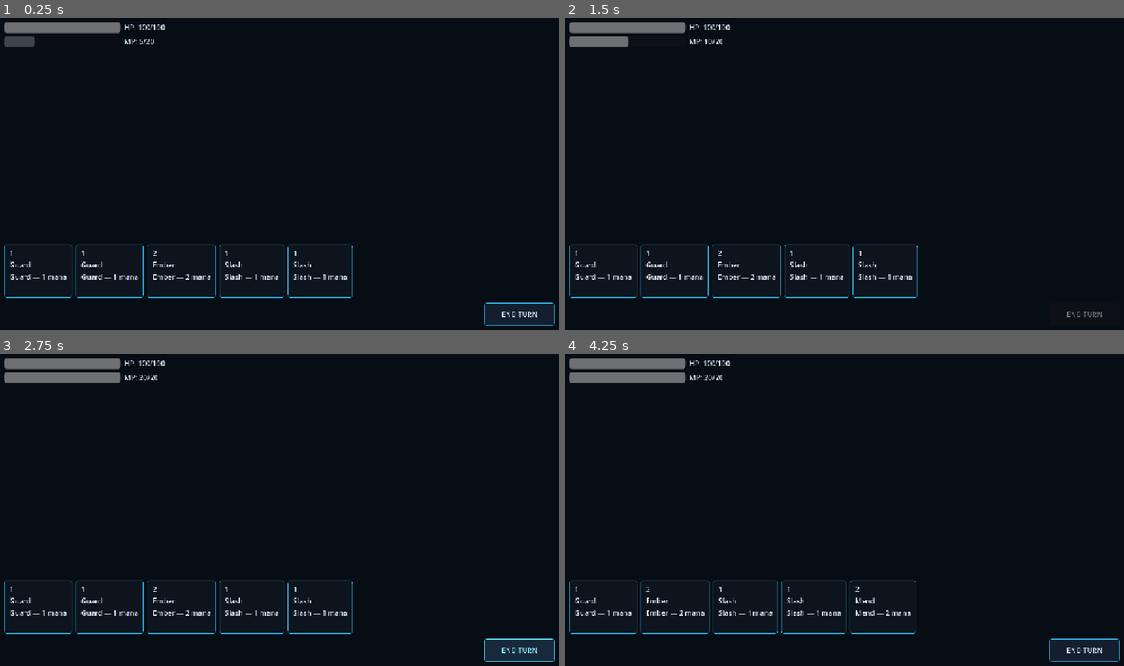
Above: before the commit, frames 1-4 (two rows, left to right).
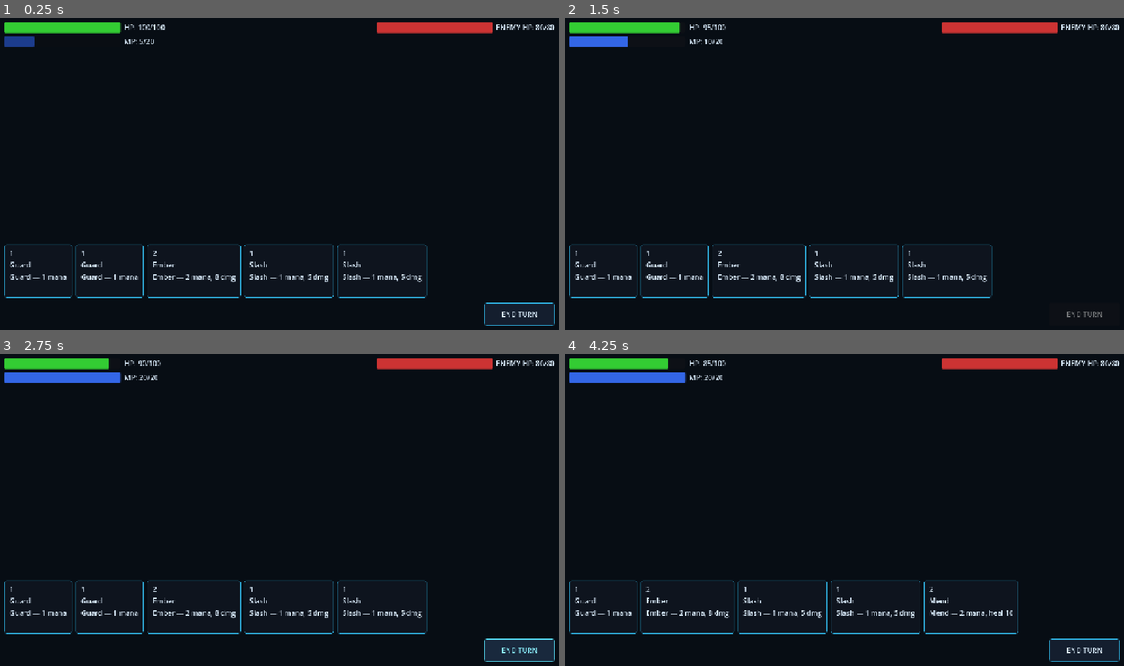
Above: after the commit, the same moments.

Repository: ruizeduardo8506/zero-g
Game: Godot game, scene res://scenes/combat/CombatScene.tscn
The game is run twice, just before and just after one commit, with the same random seed, the same clock (stepped at 60 frames per second) and the same inputs.
Inputs (mouse positions are in pixels of both pictures, inside the frame that each line leads up to):
- Up to frame 1 (0.25 s): no input
- Up to frame 2 (1.5 s): click "END TURN" at 0.5 s; click "END TURN" at 1.25 s
- Up to frame 3 (2.75 s): click "END TURN" at 2 s
- Up to frame 4 (4.25 s): drag from (604, 606) to (900, 441) at 2.77 s; tap Enter at 3.5 s; drag from (604, 606) to (816, 572) at 3.52 s

The runs differ from the first frame. In frame 1, 2.7% of the frame differs, in the area x 0-100%, y 1-90%; in frame 2, 2.9%; in frame 3, 3.3%; in frame 4, 3.7%.

Commit message:
Resolve card plays via CSM with enemy HUD and Mend healing.
Co-authored-by: Cursor <cursoragent@cursor.com>

Diff:
--- a/scenes/combat/CombatScene.tscn
+++ b/scenes/combat/CombatScene.tscn
@@ -6,6 +6,7 @@
 [ext_resource type="Script" uid="uid://xxncavu0pv2i" path="res://scripts/ui/hand_ui.gd" id="5_i18os"]
 [ext_resource type="PackedScene" uid="uid://b1ul5tbo0r3r4" path="res://scenes/ui/common/card_visual.tscn" id="6_dqp6h"]
 [ext_resource type="Script" path="res://scripts/combat/combat_entity.gd" id="7_entity"]
+[ext_resource type="Script" path="res://scripts/combat/enemy_ai.gd" id="8_enemy"]
 
 [node name="CombatScene" type="Control"]
 layout_mode = 3
@@ -30,16 +31,24 @@
 unique_name_in_owner = true
 script = ExtResource("2")
 
-[node name="PlayerEntity" type="Node2D" parent="." groups=["player_combat_entity"]]
+[node name="Player" type="Node2D" parent="." groups=["player", "player_combat_entity"]]
 unique_name_in_owner = true
 script = ExtResource("7_entity")
 entity_id = "player"
 max_hp = 100
 max_mana = 20
 
+[node name="Enemy" type="Node2D" parent="." groups=["enemies"]]
+unique_name_in_owner = true
+script = ExtResource("8_enemy")
+entity_id = "enemy"
+max_hp = 80
+max_mana = 0
+attack_damage = 5
+
 [node name="CombatUI" type="CanvasLayer" parent="."]
 
-[node name="CombatHud" type="Control" parent="CombatUI" node_paths=PackedStringArray("health_bar", "mana_bar", "health_label", "mana_label")]
+[node name="CombatHud" type="Control" parent="CombatUI" node_paths=PackedStringArray("health_bar", "mana_bar", "health_label", "mana_label", "enemy_health_bar", "enemy_health_label")]
 unique_name_in_owner = true
 layout_mode = 3
 anchors_preset = 15
@@ -53,6 +62,8 @@
 mana_bar = NodePath("ManaBar")
 health_label = NodePath("HealthLabel")
 mana_label = NodePath("ManaLabel")
+enemy_health_bar = NodePath("EnemyHealthBar")
+enemy_health_label = NodePath("EnemyHealthLabel")
 
 [node name="HealthBar" type="ProgressBar" parent="CombatUI/CombatHud"]
 layout_mode = 0
@@ -86,6 +97,31 @@
 offset_bottom = 72.0
 text = "MP: —/—"
 
+[node name="EnemyHealthBar" type="ProgressBar" parent="CombatUI/CombatHud"]
+layout_mode = 0
+anchors_preset = 1
+anchor_left = 1.0
+anchor_right = 1.0
+offset_left = -420.0
+offset_top = 16.0
+offset_right = -156.0
+offset_bottom = 40.0
+grow_horizontal = 0
+show_percentage = false
+
+[node name="EnemyHealthLabel" type="Label" parent="CombatUI/CombatHud"]
+layout_mode = 0
+anchors_preset = 1
+anchor_left = 1.0
+anchor_right = 1.0
+offset_left = -148.0
+offset_top = 16.0
+offset_right = -16.0
+offset_bottom = 40.0
+grow_horizontal = 0
+text = "ENEMY HP: —/—"
+horizontal_alignment = 2
+
 [node name="EndTurnButton" type="Button" parent="CombatUI/CombatHud"]
 unique_name_in_owner = true
 custom_minimum_size = Vector2(160, 52)
--- a/scripts/autoload/combat_state_machine.gd
+++ b/scripts/autoload/combat_state_machine.gd
@@ -1,7 +1,7 @@
 extends Node
 
 ## Global combat phase controller (autoload).
-## Owns turn/phase flow and bridges DeckManager Fatigue → active player CombatEntity.
+## Owns turn/phase flow, Fatigue → player entity, and card Action Resolution.
 
 const CombatEntityScript = preload("res://scripts/combat/combat_entity.gd")
 
@@ -18,6 +18,9 @@
 	DEFEAT,
 }
 
+## Director alias: player may act during PLAYER_MAIN (player turn).
+const PLAYER_GROUP: String = "player"
+const ENEMIES_GROUP: String = "enemies"
 const PLAYER_ENTITY_GROUP: String = "player_combat_entity"
 
 signal phase_changed(previous: Phase, current: Phase)
@@ -30,10 +33,12 @@
 var active_player_entity: Node2D = null
 
 var _applying_fatigue: bool = false
+var _resolving_card: bool = false
 
 
 func _ready() -> void:
 	EventBus.fatigue_triggered.connect(_on_fatigue_triggered)
+	EventBus.card_played.connect(_on_card_played)
 
 
 ## Call when a party CombatEntity enters combat (or leaves — pass null).
@@ -81,11 +86,111 @@
 	_transition_to(Phase.INACTIVE)
 
 
+## Action Resolver — spend player mana and apply card damage / healing.
+func _on_card_played(card_data: Resource, target: Node) -> void:
+	if _resolving_card:
+		return
+	# PLAYER_MAIN is the actionable player-turn phase (Director: PLAYER_TURN).
+	if current_phase != Phase.PLAYER_MAIN:
+		return
+	if card_data == null:
+		return
+
+	_resolving_card = true
+	var player: Node = _find_player_entity()
+	if player == null or not player.has_method("spend_mana"):
+		push_warning("CombatStateMachine: no player entity in group '%s'" % PLAYER_GROUP)
+		_resolving_card = false
+		return
+
+	var mana_cost: int = _resolve_mana_cost(card_data, player)
+	if not player.call("spend_mana", mana_cost):
+		print("Not enough mana!")
+		EventBus.combat_log.emit("Not enough mana!")
+		_resolving_card = false
+		return
+
+	var heal: int = _resolve_card_heal(card_data)
+	if heal > 0 and player.has_method("heal"):
+		player.call("heal", heal)
+		EventBus.combat_log.emit("Healed %d HP." % heal)
+
+	var damage: int = _resolve_card_damage(card_data)
+	if damage > 0:
+		var resolved_target: Node = target
+		if resolved_target == null or not is_instance_valid(resolved_target):
+			resolved_target = _find_default_enemy()
+		if resolved_target == null or not resolved_target.has_method("take_damage"):
+			push_warning("CombatStateMachine: no valid enemy target for card")
+			_resolving_card = false
+			return
+		resolved_target.call("take_damage", damage)
+		var target_id: String = (
+			str(resolved_target.get("entity_id"))
+			if "entity_id" in resolved_target
+			else resolved_target.name
+		)
+		EventBus.combat_log.emit("Dealt %d damage to %s." % [damage, target_id])
+
+	_resolving_card = false
+
+
+func _resolve_mana_cost(card_data: Resource, player: Node) -> int:
+	if "drains_full_mana" in card_data and bool(card_data.get("drains_full_mana")):
+		return int(player.get("current_mana"))
+	if "mana_cost" in card_data:
+		return int(card_data.get("mana_cost"))
+	return 0
+
+
+func _resolve_card_damage(card_data: Resource) -> int:
+	if "base_damage" in card_data:
+		return int(card_data.get("base_damage"))
+	if "base_power" in card_data and _resolve_card_heal(card_data) <= 0:
+		return int(card_data.get("base_power"))
+	return 0
+
+
+func _resolve_card_heal(card_data: Resource) -> int:
+	if "base_heal" in card_data:
+		return int(card_data.get("base_heal"))
+	return 0
+
+
+func _find_player_entity() -> Node:
+	if active_player_entity != null and is_instance_valid(active_player_entity):
+		return active_player_entity
+	var tree: SceneTree = get_tree()
+	if tree == null:
+		return null
+	var players: Array[Node] = tree.get_nodes_in_group(PLAYER_GROUP)
+	if not players.is_empty():
+		return players[0]
+	# Legacy fatigue group fallback.
+	var legacy: Array[Node] = tree.get_nodes_in_group(PLAYER_ENTITY_GROUP)
+	if not legacy.is_empty():
+		return legacy[0]
+	return null
+
+
+func _find_default_enemy() -> Node:
+	var tree: SceneTree = get_tree()
+	if tree == null:
+		return null
+	var enemies: Array[Node] = tree.get_nodes_in_group(ENEMIES_GROUP)
+	for enemy: Node in enemies:
+		if is_instance_valid(enemy) and enemy.has_method("is_alive") and enemy.call("is_alive"):
+			return enemy
+		if is_instance_valid(enemy) and enemy.has_method("take_damage"):
+			return enemy
+	return null
+
+
 func _on_fatigue_triggered() -> void:
 	if _applying_fatigue:
 		return
 	_applying_fatigue = true
-	var player: Node2D = _resolve_active_player()
+	var player: Node = _resolve_active_player()
 	if player != null and player.has_method("trigger_fatigue_penalty"):
 		player.call("trigger_fatigue_penalty")
 		EventBus.combat_log.emit("Fatigue! Mana burned to 0 — rely on physical procs.")
@@ -95,15 +200,9 @@
 
 
 func _resolve_active_player() -> Node2D:
-	if active_player_entity != null and is_instance_valid(active_player_entity):
-		return active_player_entity
-	var tree: SceneTree = get_tree()
-	if tree == null:
-		return null
-	var nodes: Array[Node] = tree.get_nodes_in_group(PLAYER_ENTITY_GROUP)
-	for node: Node in nodes:
-		if is_instance_valid(node) and node is Node2D and node.has_method("trigger_fatigue_penalty"):
-			return node as Node2D
+	var found: Node = _find_player_entity()
+	if found is Node2D:
+		return found as Node2D
 	return null
 
 
--- a/scripts/combat/combat_controller.gd
+++ b/scripts/combat/combat_controller.gd
@@ -29,14 +29,53 @@
 		return false
 	if CombatStateMachine.current_phase != CombatStateMachine.Phase.PLAYER_MAIN:
 		return false
-	if not player.can_play_card(card):
+	if card.is_dormant:
 		EventBus.combat_log.emit("Cannot play %s." % card.display_name)
 		return false
-	if not player.play_card(card):
+	# Mana spend is owned by CombatStateMachine Action Resolver on the Player entity.
+	# Pre-check entity mana (or ManaPool fallback) before emitting card_played.
+	if not _can_afford_via_entity(card):
+		EventBus.combat_log.emit("Cannot play %s." % card.display_name)
+		return false
+	if player.deck.hand.find(card) < 0:
 		return false
 	EventBus.card_played.emit(card, null)
+	if not player.deck.play_card(card):
+		return false
+	_sync_mana_pool_from_player_entity()
+	player.cards_played_this_turn += 1
 	EventBus.combat_log.emit("Played %s (-%d mana)." % [card.display_name, card.mana_cost])
 	return true
+
+
+func _can_afford_via_entity(card: CardData) -> bool:
+	var entity: Node = _get_player_entity()
+	if entity != null and "current_mana" in entity:
+		var current: int = int(entity.get("current_mana"))
+		if card.drains_full_mana:
+			return current > 0
+		return card.mana_cost <= current
+	return player.can_play_card(card)
+
+
+func _get_player_entity() -> Node:
+	var tree: SceneTree = get_tree()
+	if tree == null:
+		return null
+	var players: Array[Node] = tree.get_nodes_in_group("player")
+	if not players.is_empty():
+		return players[0]
+	return get_parent().get_node_or_null("Player")
+
+
+func _sync_mana_pool_from_player_entity() -> void:
+	var entity: Node = _get_player_entity()
+	if entity == null or not ("current_mana" in entity):
+		return
+	player.mana.current = int(entity.get("current_mana"))
+	if "max_mana" in entity:
+		player.mana.cap = int(entity.get("max_mana"))
+	player.mana.mana_changed.emit(player.mana.current, player.mana.cap)
 
 
 func end_player_turn() -> void:
@@ -68,9 +107,25 @@
 
 func _handle_turn_start() -> void:
 	player.begin_turn()
+	_sync_player_entity_mana_from_pool()
 	EventBus.turn_started.emit(CombatStateMachine.turn_number, player.display_name)
 	EventBus.combat_log.emit("Turn %d — mana regenerated." % CombatStateMachine.turn_number)
 	CombatStateMachine.enter_player_main()
+
+
+func _sync_player_entity_mana_from_pool() -> void:
+	var entity: Node = _get_player_entity()
+	if entity == null:
+		return
+	if "current_mana" in entity:
+		entity.set("current_mana", player.mana.current)
+	if "max_mana" in entity:
+		entity.set("max_mana", player.mana.cap)
+	if entity.has_method("_broadcast_stats"):
+		entity.call("_broadcast_stats")
+	elif entity.has_method("regenerate_mana"):
+		# Fallback: at least push EventBus mana if broadcast helper missing.
+		EventBus.mana_changed.emit("player", player.mana.current, player.mana.cap)
 
 
 func _handle_player_main() -> void:
@@ -84,8 +139,12 @@
 
 
 func _handle_enemy_turn() -> void:
-	# Placeholder: enemy AI will run here.
-	EventBus.combat_log.emit("Enemy turn (stub).")
+	var enemy: Node = get_parent().get_node_or_null("Enemy")
+	var player_entity: Node = get_parent().get_node_or_null("Player")
+	if enemy != null and enemy.has_method("take_turn") and enemy.has_method("is_alive") and enemy.call("is_alive"):
+		enemy.call("take_turn", player_entity)
+	else:
+		EventBus.combat_log.emit("Enemy turn (stub).")
 	await get_tree().create_timer(0.6).timeout
 	CombatStateMachine.begin_player_turn()
 
--- a/scripts/combat/combat_entity.gd
+++ b/scripts/combat/combat_entity.gd
@@ -3,8 +3,8 @@
 
 ## Base class for all combat participants (party members and enemies).
 ## Routes HP / mana updates through EventBus so UI stays decoupled (GDD Phase 2).
-## Party members should be in group "player_combat_entity" (or registered via
-## CombatStateMachine.set_active_player_entity) so Fatigue mana-burn can find them.
+## Party members should be in groups "player" and "player_combat_entity" (or registered via
+## CombatStateMachine.set_active_player_entity) so Fatigue mana-burn and Action Resolver can find them.
 
 # GDD defaults: mana regen 5 / turn, mana cap 20.
 @export var entity_id: String = ""
--- a/scripts/combat/combat_scene.gd
+++ b/scripts/combat/combat_scene.gd
@@ -3,7 +3,8 @@
 @onready var _controller: CombatController = %CombatController
 @onready var _hud: CombatHud = %CombatHud
 @onready var _hand_ui: HandUI = %HandManager
-@onready var _player_entity: Node2D = %PlayerEntity
+@onready var _player_entity: Node2D = %Player
+@onready var _enemy_entity: Node2D = %Enemy
 
 
 func _ready() -> void:
--- /dev/null
+++ b/scripts/combat/enemy_ai.gd
@@ -0,0 +1,29 @@
+class_name EnemyAI
+extends CombatEntity
+
+## Simple fixed-pattern enemy for Phase 2 combat (GDD: standard enemies use fixed AI).
+## Attach to an Enemy node with entity_id = "enemy".
+
+@export var attack_damage: int = 5
+@export var telegraph_text: String = "Enemy prepares a strike."
+
+var _telegraphed_damage: int = 0
+
+
+func _ready() -> void:
+	if entity_id.is_empty():
+		entity_id = "enemy"
+	super._ready()
+
+
+## Called during the enemy phase. Telegraphs next hit, then resolves last telegraph.
+func take_turn(player_target: CombatEntity = null) -> void:
+	if not is_alive():
+		return
+	if _telegraphed_damage > 0 and player_target != null and player_target.is_alive():
+		player_target.take_damage(_telegraphed_damage)
+		EventBus.combat_log.emit(
+			"Enemy hits for %d damage." % _telegraphed_damage
+		)
+	_telegraphed_damage = attack_damage
+	EventBus.combat_log.emit(telegraph_text)
--- a/scripts/deck/card_data.gd
+++ b/scripts/deck/card_data.gd
@@ -9,6 +9,10 @@
 @export var display_name: String = ""
 @export_multiline var description: String = ""
 @export var mana_cost: int = 0
+## Raw damage dealt when the Action Resolver resolves this card (0 = non-damaging).
+@export var base_damage: int = 0
+## Healing applied to the caster/ally when resolved (0 = non-healing).
+@export var base_heal: int = 0
 @export var base_class: BaseClass = BaseClass.WARRIOR
 @export var rarity: Rarity = Rarity.COMMON
 @export var is_dormant: bool = false
--- a/scripts/deck/starter_deck.gd
+++ b/scripts/deck/starter_deck.gd
@@ -6,11 +6,11 @@
 
 static func create_orphan_deck() -> Array[CardData]:
 	var cards: Array[CardData] = []
-	_add_copies(cards, _make_card("slash", "Slash", 1, CardData.BaseClass.WARRIOR), 10)
-	_add_copies(cards, _make_card("guard", "Guard", 1, CardData.BaseClass.WARRIOR), 4)
-	_add_copies(cards, _make_card("ember", "Ember", 2, CardData.BaseClass.MAGE), 4)
-	_add_copies(cards, _make_card("mend", "Mend", 2, CardData.BaseClass.PRIEST), 4)
-	_add_copies(cards, _make_card("stab", "Stab", 1, CardData.BaseClass.ROGUE), 2)
+	_add_copies(cards, _make_card("slash", "Slash", 1, 5, 0, CardData.BaseClass.WARRIOR), 10)
+	_add_copies(cards, _make_card("guard", "Guard", 1, 0, 0, CardData.BaseClass.WARRIOR), 4)
+	_add_copies(cards, _make_card("ember", "Ember", 2, 8, 0, CardData.BaseClass.MAGE), 4)
+	_add_copies(cards, _make_card("mend", "Mend", 2, 0, 10, CardData.BaseClass.PRIEST), 4)
+	_add_copies(cards, _make_card("stab", "Stab", 1, 6, 0, CardData.BaseClass.ROGUE), 2)
 	return cards
 
 
@@ -25,12 +25,21 @@
 	id: String,
 	display_name: String,
 	mana_cost: int,
+	base_damage: int,
+	base_heal: int,
 	base_class: CardData.BaseClass,
 ) -> CardData:
 	var card := CardData.new()
 	card.id = id
 	card.display_name = display_name
 	card.mana_cost = mana_cost
+	card.base_damage = base_damage
+	card.base_heal = base_heal
 	card.base_class = base_class
-	card.description = "%s — %d mana" % [display_name, mana_cost]
+	if base_heal > 0:
+		card.description = "%s — %d mana, heal %d" % [display_name, mana_cost, base_heal]
+	elif base_damage > 0:
+		card.description = "%s — %d mana, %d dmg" % [display_name, mana_cost, base_damage]
+	else:
+		card.description = "%s — %d mana" % [display_name, mana_cost]
 	return card
--- a/scripts/ui/combat_hud.gd
+++ b/scripts/ui/combat_hud.gd
@@ -1,11 +1,16 @@
 class_name CombatHud
 extends Control
 
-## Main combat canvas UI. Subscribes to EventBus for player HP / mana bars.
+## Main combat canvas UI. Subscribes to EventBus for player / enemy HP and mana bars.
 ## Phase-1 scaffold nodes (turn/hand/end-turn) are optional — resolve with
 ## get_node_or_null so bar-only HUD layouts do not crash on _ready.
 
 const PLAYER_ENTITY_ID: String = "player"
+const ENEMY_ENTITY_ID: String = "enemy"
+
+const HEALTH_FILL := Color(0.2, 0.8, 0.2, 1.0)
+const MANA_FILL := Color(0.2, 0.4, 0.9, 1.0)
+const ENEMY_HEALTH_FILL := Color(0.8, 0.2, 0.2, 1.0)
 
 ## Mana Burn flash (Fatigue) — brief red → gray → restore.
 const MANA_BURN_RED := Color(0.9, 0.2, 0.25, 1.0)
@@ -19,6 +24,8 @@
 @export var mana_bar: ProgressBar
 @export var health_label: Label
 @export var mana_label: Label
+@export var enemy_health_bar: ProgressBar
+@export var enemy_health_label: Label
 
 var _turn_label: Label
 var _phase_label: Label
@@ -39,6 +46,8 @@
 	_log_label = get_node_or_null("%LogLabel") as Label
 	_hand_container = get_node_or_null("%HandContainer") as HandContainer
 	_end_turn_button = get_node_or_null("%EndTurnButton") as Button
+
+	_apply_bar_colors()
 
 	if _end_turn_button != null:
 		_end_turn_button.pressed.connect(func() -> void: end_turn_pressed.emit())
@@ -91,13 +100,18 @@
 
 
 func _on_health_changed(entity_id: String, new_hp: int, max_hp: int) -> void:
-	if entity_id != PLAYER_ENTITY_ID:
-		return
-	if health_bar != null:
-		health_bar.max_value = float(max_hp)
-		health_bar.value = float(new_hp)
-	if health_label != null:
-		health_label.text = "HP: %d/%d" % [new_hp, max_hp]
+	if entity_id == PLAYER_ENTITY_ID:
+		if health_bar != null:
+			health_bar.max_value = float(max_hp)
+			health_bar.value = float(new_hp)
+		if health_label != null:
+			health_label.text = "HP: %d/%d" % [new_hp, max_hp]
+	elif entity_id == ENEMY_ENTITY_ID:
+		if enemy_health_bar != null:
+			enemy_health_bar.max_value = float(max_hp)
+			enemy_health_bar.value = float(new_hp)
+		if enemy_health_label != null:
+			enemy_health_label.text = "ENEMY HP: %d/%d" % [new_hp, max_hp]
 
 
 func _on_mana_changed(entity_id: String, new_mana: int, max_mana: int) -> void:
@@ -114,6 +128,26 @@
 		_play_mana_burn_feedback()
 
 
+func _apply_bar_colors() -> void:
+	_set_bar_fill(health_bar, HEALTH_FILL)
+	_set_bar_fill(mana_bar, MANA_FILL)
+	_set_bar_fill(enemy_health_bar, ENEMY_HEALTH_FILL)
+
+
+func _set_bar_fill(bar: ProgressBar, fill_color: Color) -> void:
+	if bar == null:
+		return
+	var style := StyleBoxFlat.new()
+	style.bg_color = fill_color
+	style.set_corner_radius_all(3)
+	style.content_margin_left = 1.0
+	style.content_margin_top = 1.0
+	style.content_margin_right = 1.0
+	style.content_margin_bottom = 1.0
+	bar.add_theme_stylebox_override("fill", style)
+	bar.show_percentage = false
+
+
 func _play_mana_burn_feedback() -> void:
 	if mana_bar == null:
 		return
Not shown, added: scripts/combat/enemy_ai.gd.uid
